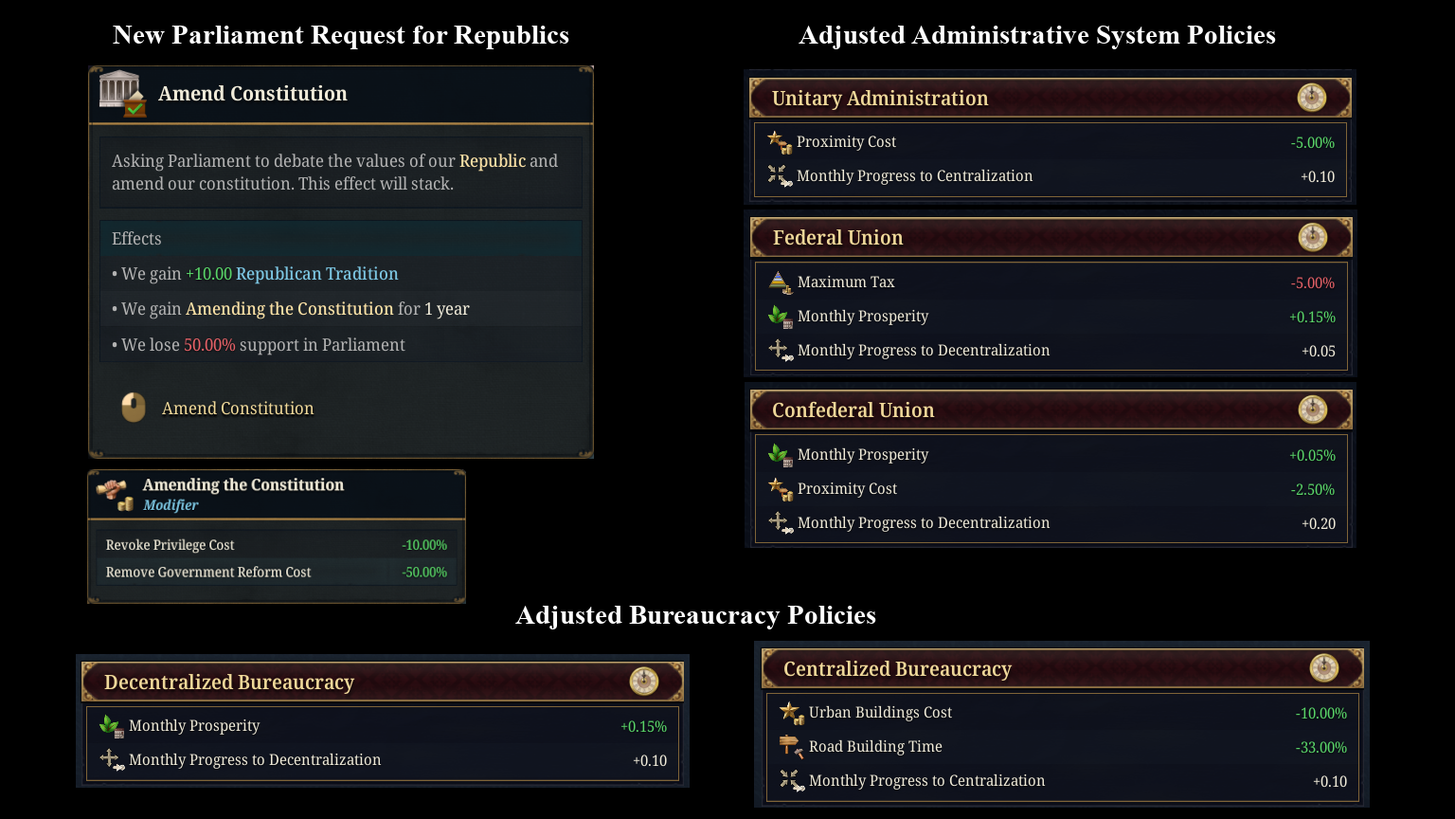
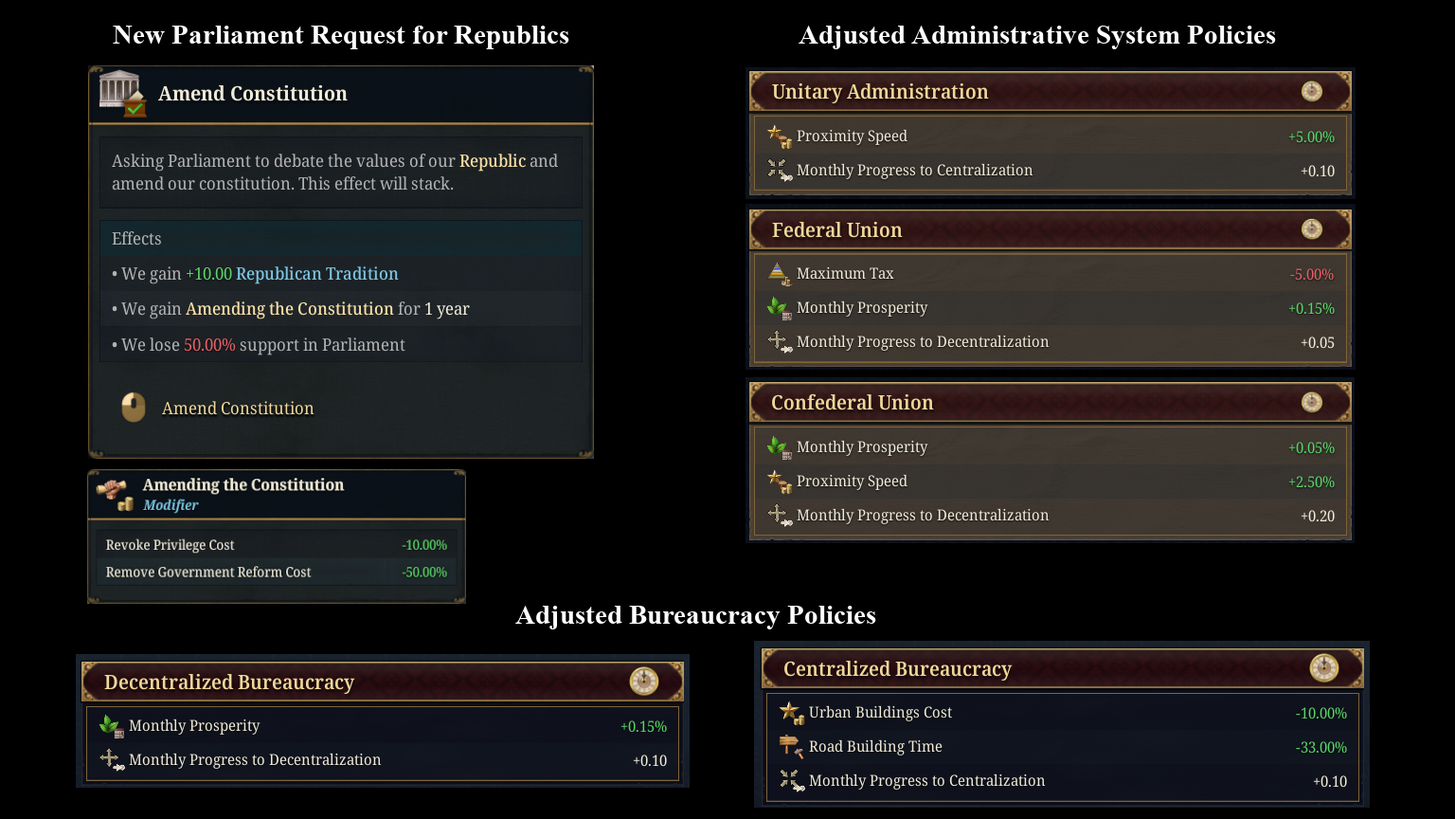
Layer changes from the first 1455px x 819px image to the second:
painted on "Pasted Layer #4" over (x1=743, y1=203, x2=1358, y2=378)
painted on "Pasted Layer #3" over (x1=744, y1=377, x2=1357, y2=548)
painted on "Pasted Layer #2" over (x1=743, y1=67, x2=1357, y2=205)
